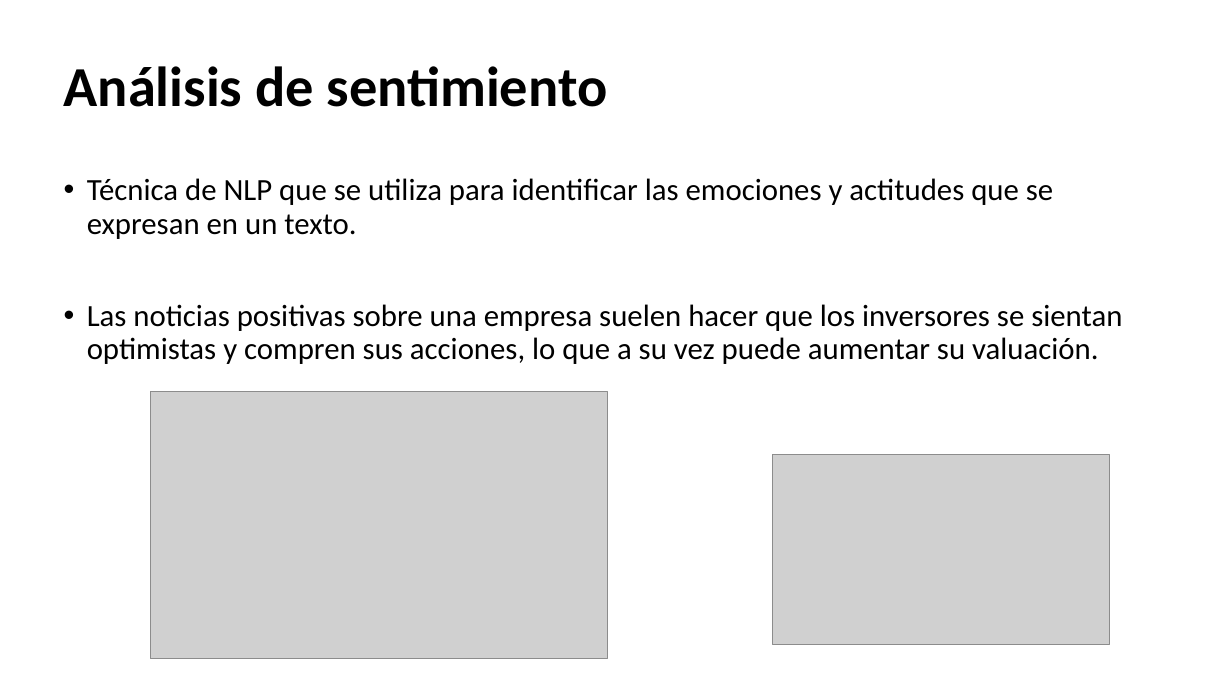
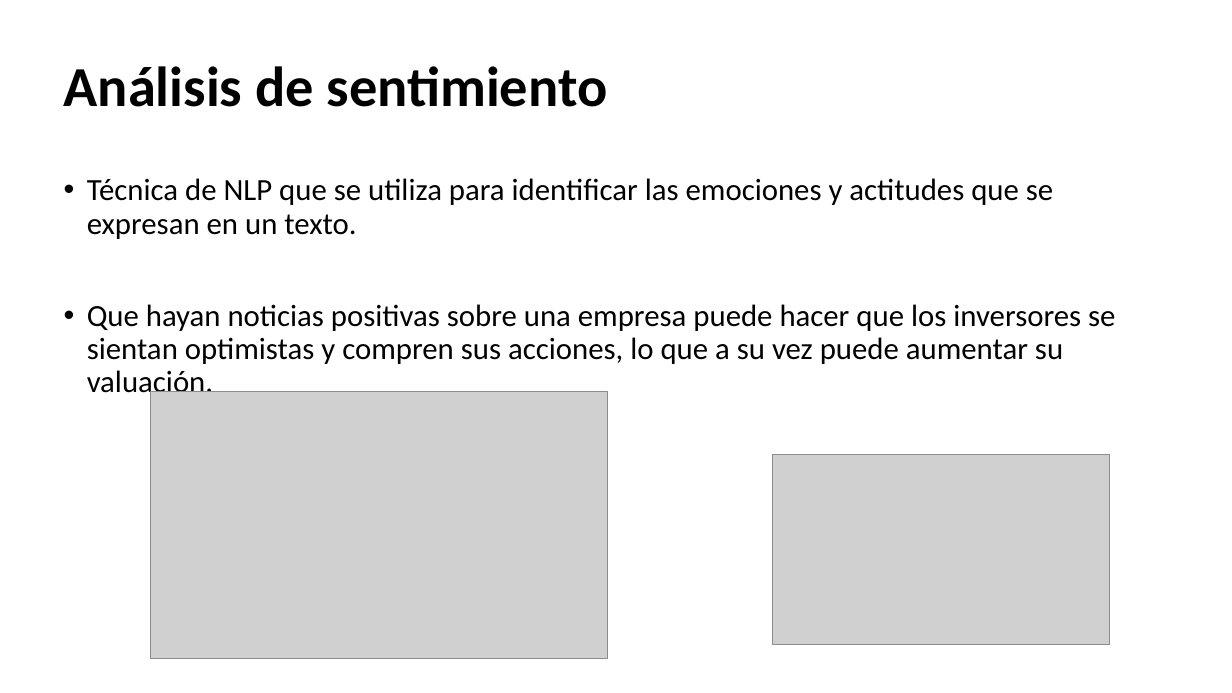
Before and after one commit to Drissb1/ML_Sentimiento_activos_financieros, a slide deck: slide 2 of Presentación.odp. Drawn at 1232x693 pixels with LibreOffice and Linux fonts; fonts in the diff are those of the drawing; grey boxes stand for pictures. Boxes give left, top, right and bottom in pixels: in the first picture for what was removed or moved away, otherwise in the second. Text is boxed around its words. In the diff, an @@ line names an element or a change of style, - is before the commit and + after.

```diff
--- a/Presentación.odp
+++ b/Presentación.odp
@@ text at (x1=87, y1=304, x2=1115, y2=400): text changed @@
-• Las noticias positivas sobre una empresa suelen hacer que los inversores se sientan optimistas y compren sus acciones, lo que a su vez puede aumentar su valuación.
+• Que hayan noticias positivas sobre una empresa puede hacer que los inversores se sientan optimistas y compren sus acciones, lo que a su vez puede aumentar su valuación.
```
Also in this commit, not shown: 3 other slides changed, 13 other files.
